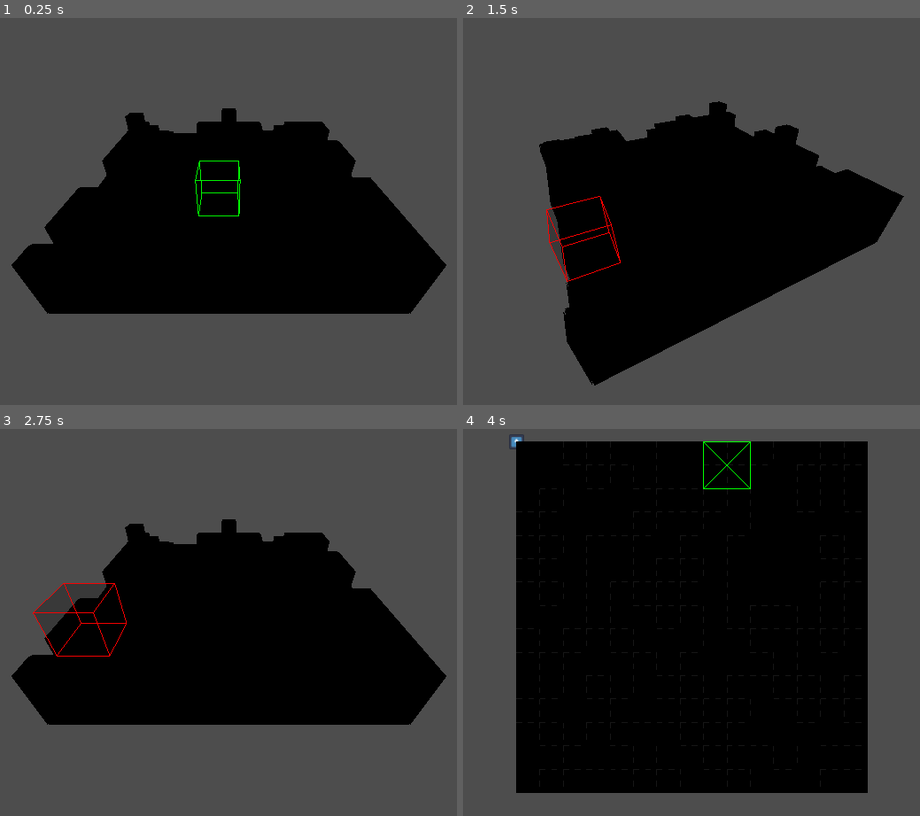
Above: before the commit, frames 1-4 (two rows, left to right).
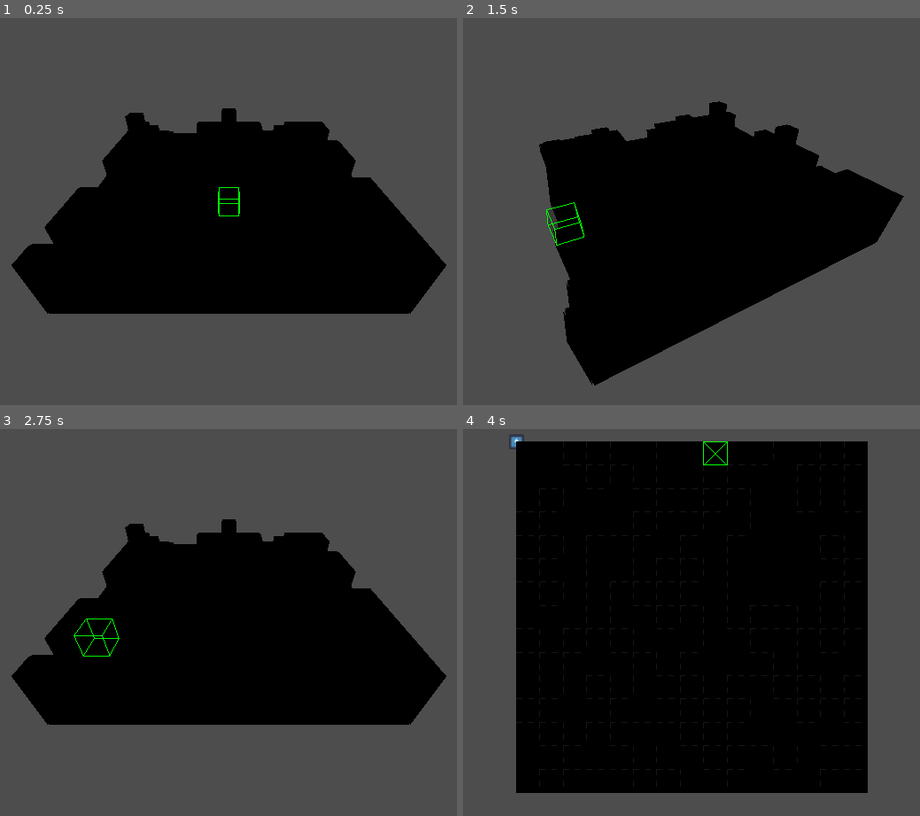
Above: after the commit, the same moments.

Repository: Nalooff/TSG
Game: Godot game, scene res://Scenes/world.tscn
The game is run twice, just before and just after one commit, with the same random seed, the same clock (stepped at 60 frames per second) and the same inputs. The engine's default icon, where the game draws it, is replaced by a stand-in: a white triangle on a blue panel in a dark square.
Inputs (mouse positions are in pixels of both pictures, inside the frame that each line leads up to):
- Up to frame 1 (0.25 s): no input
- Up to frame 2 (1.5 s): tap Enter (change_view) at 0.5 s; move the mouse to (846, 184) at 0.52 s; hold Right (rotate_right) 0.53-1.28 s; hold Enter (change_view) 0.53-1.28 s; move the mouse to (549, 226) at 1.27 s; hold Left (rotate_left) from 1.28 s (still down); click (549, 226) at 1.35 s
- Up to frame 3 (2.75 s): move the mouse to (301, 529) at 2.02 s; release Left (rotate_left) at 2.03 s; hold Right (rotate_right) from 2.03 s (still down); hold Middle mouse button (rotate_cam) from 2.03 s (still down)
- Up to frame 4 (4 s): tap Space at 2.75 s; move the mouse to (654, 696) at 2.77 s; release Middle mouse button (rotate_cam) at 2.78 s; tap B (switch_build_mode) at 2.85 s; move the mouse to (906, 676) at 3.52 s; release Right (rotate_right) at 3.53 s; hold Left (rotate_left) from 3.53 s (still down); hold Enter (change_view) from 3.53 s (still down)

The runs differ from the first frame. In frame 1, 0.2% of the frame differs, in the area x 42-53%, y 36-52%; in frame 2, 0.4%, in the area x 18-35%, y 45-69%; in frame 3, 0.3%; in frame 4, 0.1%.

Commit message:
Update world.tscn

Diff:
--- a/Scenes/world.tscn
+++ b/Scenes/world.tscn
@@ -20,7 +20,6 @@
 
 [node name="BlockPreview" parent="Grid" index="1"]
 preview_enabled = true
-preview_size = Vector3i(2, 2, 2)
 
 [node name="BasePawn" parent="." instance=ExtResource("1_er4mj")]
 
